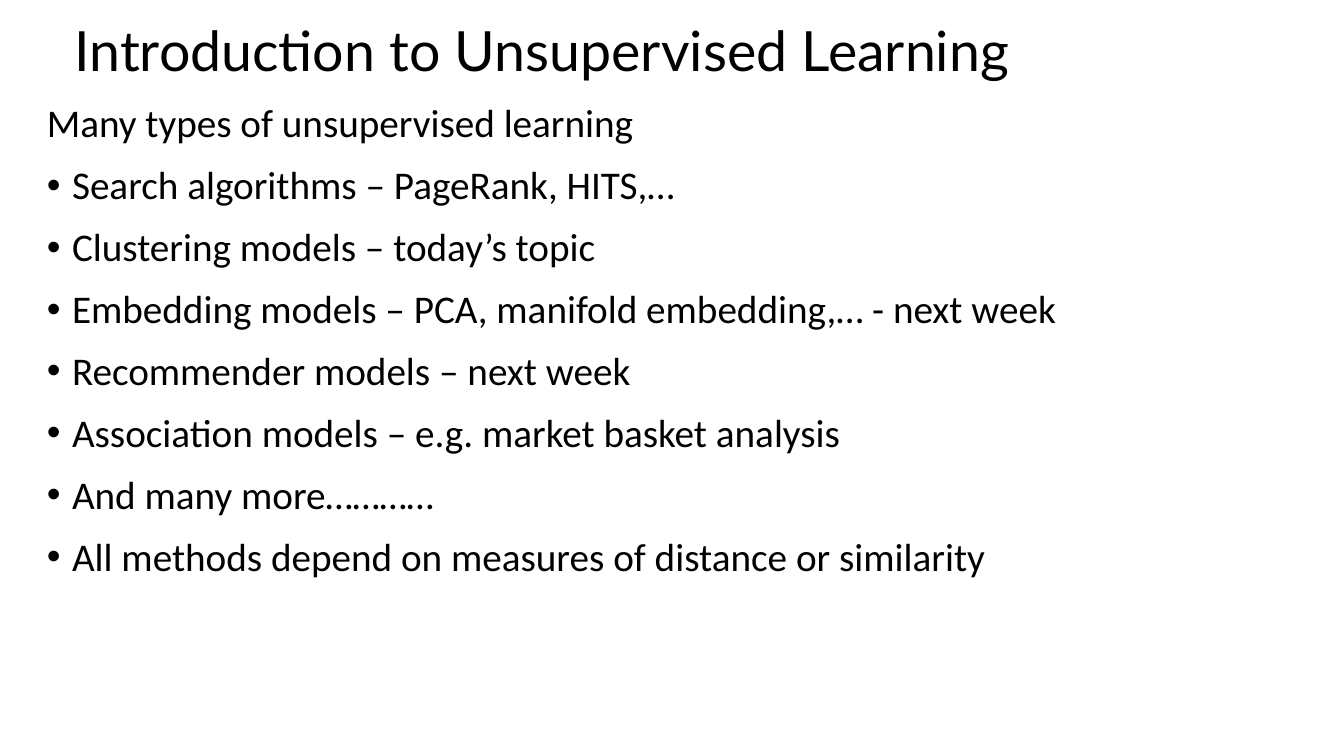
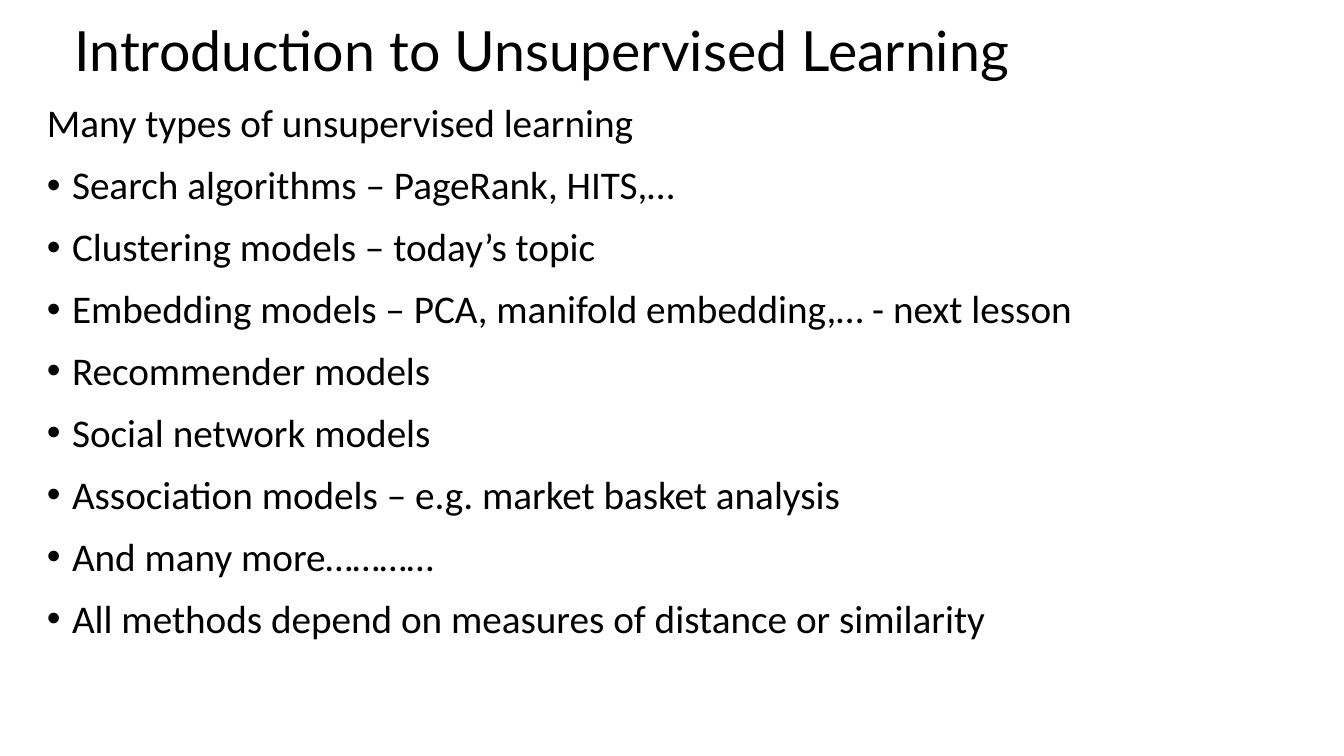
Before and after one commit to StephenElston/CSCI-E-108, a slide deck: slide 3 of slides/6_IntroductionToClustering.pptx. Drawn at 1344x756 pixels with LibreOffice and Linux fonts; fonts in the diff are those of the drawing. Boxes give left, top, right and bottom in pixels: in the first picture for what was removed or moved away, otherwise in the second. Text is boxed around its words. In the diff, an @@ line names an element or a change of style, - is before the commit and + after.

Commit message:
Corrected small typo from lecture

```diff
--- a/slides/6_IntroductionToClustering.pptx
+++ b/slides/6_IntroductionToClustering.pptx
@@ text at bbox=[72, 295, 1071, 448]: text changed @@
-• Embedding models – PCA, manifold embedding,… - next week
-• Recommender models – next week
+• Embedding models – PCA, manifold embedding,… - next lesson
+• Recommender models
+• Social network models
```
Also in this commit, not shown: 33 other slides changed.
